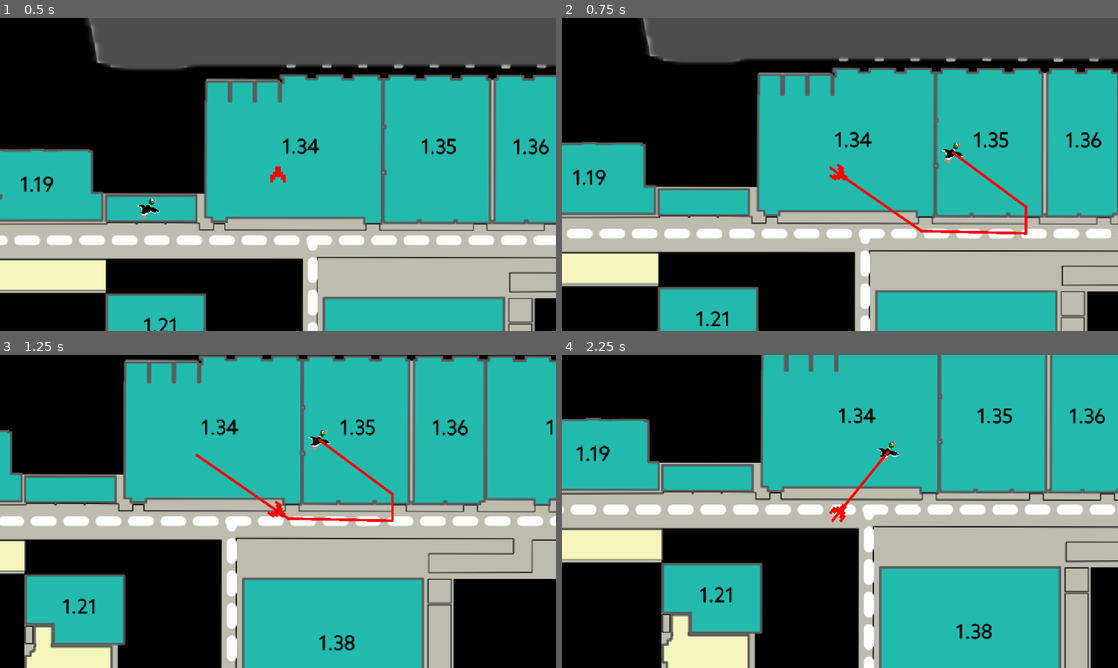
Above: before the commit, frames 1-4 (two rows, left to right).
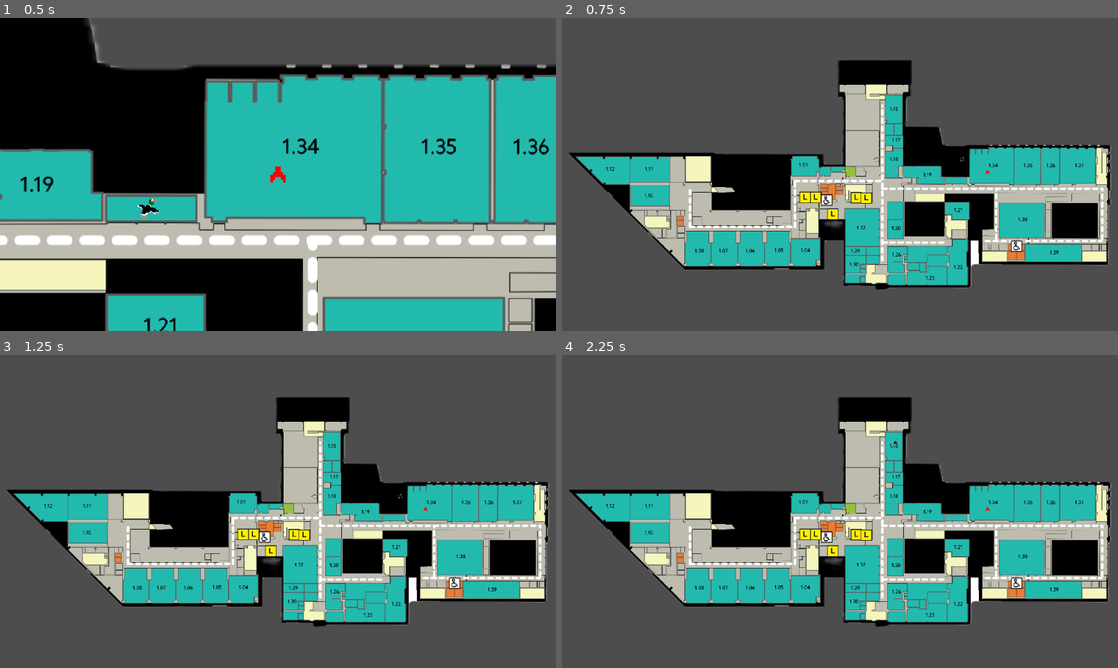
Above: after the commit, the same moments.

Repository: hamzuh/Navigation-Team-Project-A12_1
Game: Godot game, scene res://Scenes/mainScene.tscn
Two runs of this game, one before a commit and one after it. Both use one fixed random seed, a clock stepped at 60 frames per second and the inputs below.
Inputs (mouse positions are in pixels of both pictures, inside the frame that each line leads up to):
- Up to frame 1 (0.5 s): no input
- Up to frame 2 (0.75 s): tap Enter at 0.5 s; move the mouse to (962, 158) at 0.52 s; hold Space (camera_swap, bound only after the commit) from 0.53 s (still down); click (962, 158) at 0.67 s
- Up to frame 3 (1.25 s): keep holding Space (camera_swap, bound only after the commit)
- Up to frame 4 (2.25 s): move the mouse to (728, 527) at 1.27 s; release Space (camera_swap, bound only after the commit) at 1.28 s; tap Space (camera_swap, bound only after the commit) at 1.35 s; click (728, 527) at 1.42 s; move the mouse to (895, 442) at 2.02 s; hold Space (camera_swap, bound only after the commit) from 2.03 s (still down); click (895, 442) at 2.17 s

Frame 1 is identical in both runs. In frame 2, 79% of the frame differs, in the area x 0-100%, y 0-100%; in frame 3, 90%; in frame 4, 90%.

Commit message:
Added controls for swapping camera view. Press space to switch to full map view.

Diff:
--- a/Scenes/mainScene.tscn
+++ b/Scenes/mainScene.tscn
@@ -19,6 +19,9 @@
 z_index = 1
 position = Vector2(680, -10)
 
-[node name="Camera2D" parent="user" instance=ExtResource("5_47rga")]
+[node name="playerfollowcam" parent="user" instance=ExtResource("5_47rga")]
+
+[node name="opencam" type="Camera2D" parent="."]
+zoom = Vector2(0.25, 0.25)
 
 [connection signal="position_changed" from="goal" to="user" method="_on_goal_position_changed"]
--- a/Scripts/main_scene.gd
+++ b/Scripts/main_scene.gd
@@ -1,4 +1,17 @@
 extends Node2D
+
+@onready var follow_cam = $user/playerfollowcam
+@onready var open_cam = $opencam
+
+func _ready():
+	follow_cam.make_current()
 
 func get_destination():
 	return get_node("goal")
+
+func _input(event: InputEvent) -> void:
+	if event.is_action_pressed("camera_swap"):
+		if follow_cam.is_current():
+			open_cam.make_current()
+		else:
+			follow_cam.make_current()
--- a/project.godot
+++ b/project.godot
@@ -22,6 +22,14 @@
 window/stretch/mode="canvas_items"
 window/stretch/scale=3.0
 
+[input]
+
+camera_swap={
+"deadzone": 0.2,
+"events": [Object(InputEventKey,"resource_local_to_scene":false,"resource_name":"","device":-1,"window_id":0,"alt_pressed":false,"shift_pressed":false,"ctrl_pressed":false,"meta_pressed":false,"pressed":false,"keycode":0,"physical_keycode":32,"key_label":0,"unicode":32,"location":0,"echo":false,"script":null)
+]
+}
+
 [rendering]
 
 textures/canvas_textures/default_texture_filter=0
